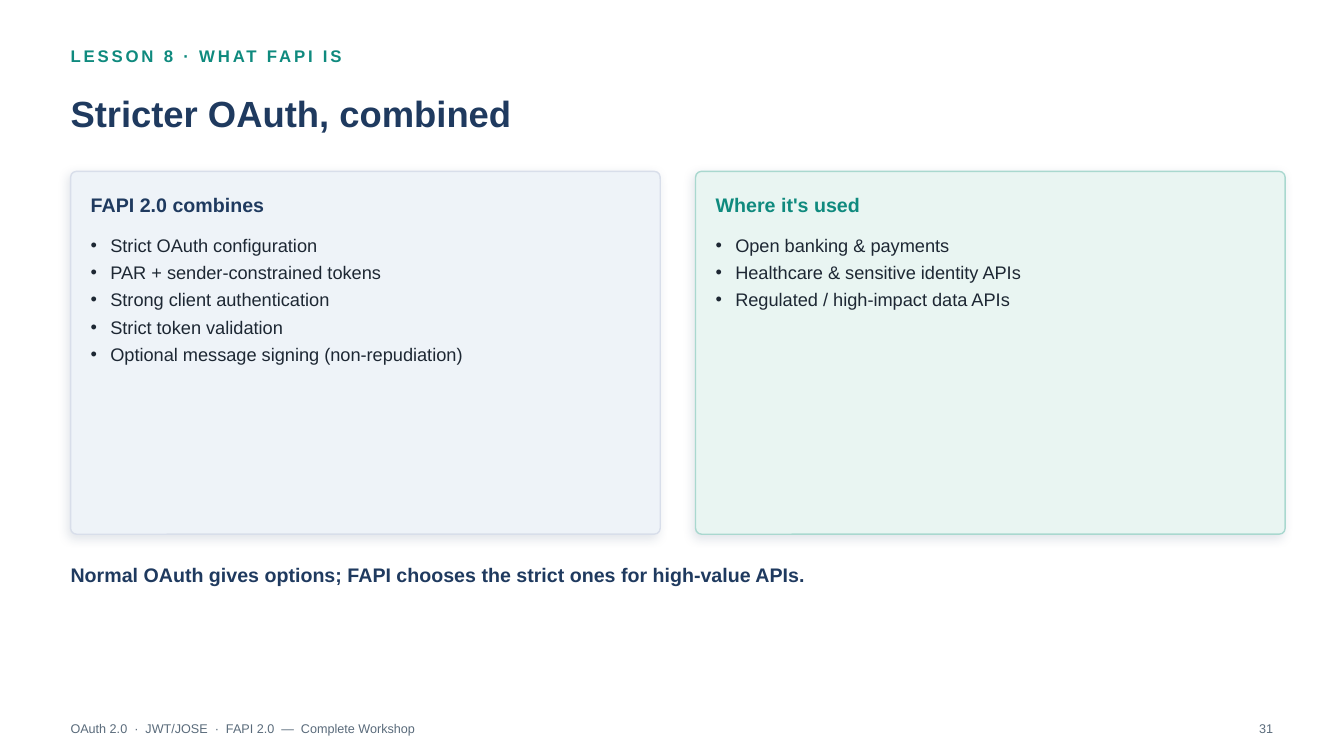
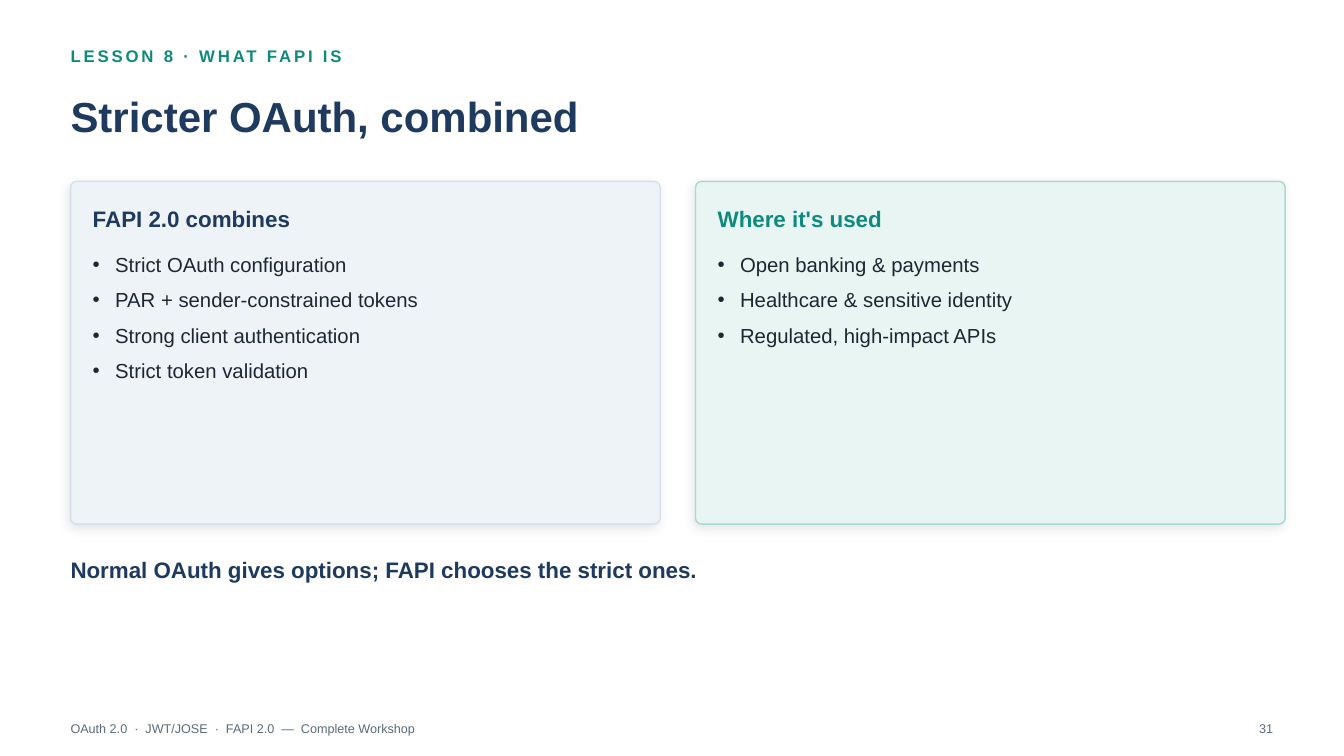
Before and after one commit to jufianto/blog-resource, a slide deck: slide 31 of oauth-learn/export/presentations/oauth_complete_workshop_lessons_1_8.pptx. Drawn at 1344x756 pixels with LibreOffice and Linux fonts; fonts in the diff are those of the drawing. Boxes give left, top, right and bottom in pixels: in the first picture for what was removed or moved away, otherwise in the second. Text is boxed around its words. In the diff, an @@ line names an element or a change of style, - is before the commit and + after.

```diff
--- a/oauth-learn/export/presentations/oauth_complete_workshop_lessons_1_8.pptx
+++ b/oauth-learn/export/presentations/oauth_complete_workshop_lessons_1_8.pptx
@@ text "Stricter OAuth, combined" at bbox=[71, 101, 578, 139]: size 26 to 30 pt @@
@@ rounded rectangle: place and size @@
-rounded rectangle at bbox=[71, 171, 660, 534]
+rounded rectangle at bbox=[71, 181, 660, 524]
@@ rounded rectangle at bbox=[71, 181, 660, 524]: proportions changed @@
@@ text "FAPI 2.0 combines": place and size @@
-text "FAPI 2.0 combines" at bbox=[91, 197, 265, 212]
+text "FAPI 2.0 combines" at bbox=[93, 210, 290, 228]
@@ text "FAPI 2.0 combines" at bbox=[93, 210, 290, 228]: size 14 to 16 pt @@
@@ rounded rectangle at bbox=[696, 181, 1286, 524]: proportions changed @@
@@ rounded rectangle: place and size @@
-rounded rectangle at bbox=[696, 171, 1286, 534]
+rounded rectangle at bbox=[696, 181, 1286, 524]
@@ text "Where it's used" at bbox=[718, 210, 882, 228]: size 14 to 16 pt @@
@@ text "Where it's used": place and size @@
-text "Where it's used" at bbox=[716, 197, 860, 212]
+text "Where it's used" at bbox=[718, 210, 882, 228]
@@ text "Strict OAuth configuration": place and size @@
-text "Strict OAuth configuration" at bbox=[110, 238, 462, 365]
+text "Strict OAuth configuration" at bbox=[115, 257, 418, 378]
@@ text "Strict OAuth configuration" at bbox=[115, 257, 418, 378]: size 13 to 14.5 pt; indent changed; more space between paragraphs @@
@@ text "Open banking & payments": place and size @@
-text "Open banking & payments" at bbox=[735, 238, 1021, 310]
+text "Open banking & payments" at bbox=[740, 257, 1012, 348]
@@ text at bbox=[740, 257, 979, 277]: size 13 to 14.5 pt in "Open banking & payments"; indent changed; more space between paragraphs @@
@@ text at bbox=[740, 292, 1012, 348]: text changed; size 13 to 14.5 pt @@
-• Healthcare & sensitive identity APIs
-• Regulated / high-impact data APIs
+• Healthcare & sensitive identity
+• Regulated, high-impact APIs
@@ text at bbox=[110, 347, 462, 365]: paragraph removed @@
-• Optional message signing (non-repudiation)
@@ text at bbox=[71, 561, 696, 583]: text changed; size 14 to 16 pt @@
-Normal OAuth gives options; FAPI chooses the strict ones for high-value APIs.
+Normal OAuth gives options; FAPI chooses the strict ones.
```
Also in this commit, not shown: 23 other slides changed, 30 other files.
